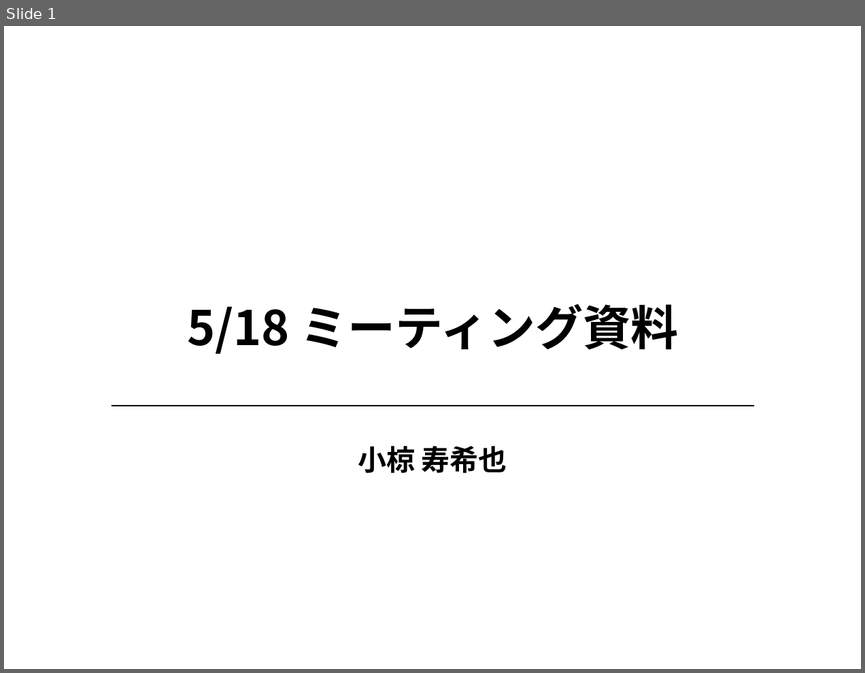
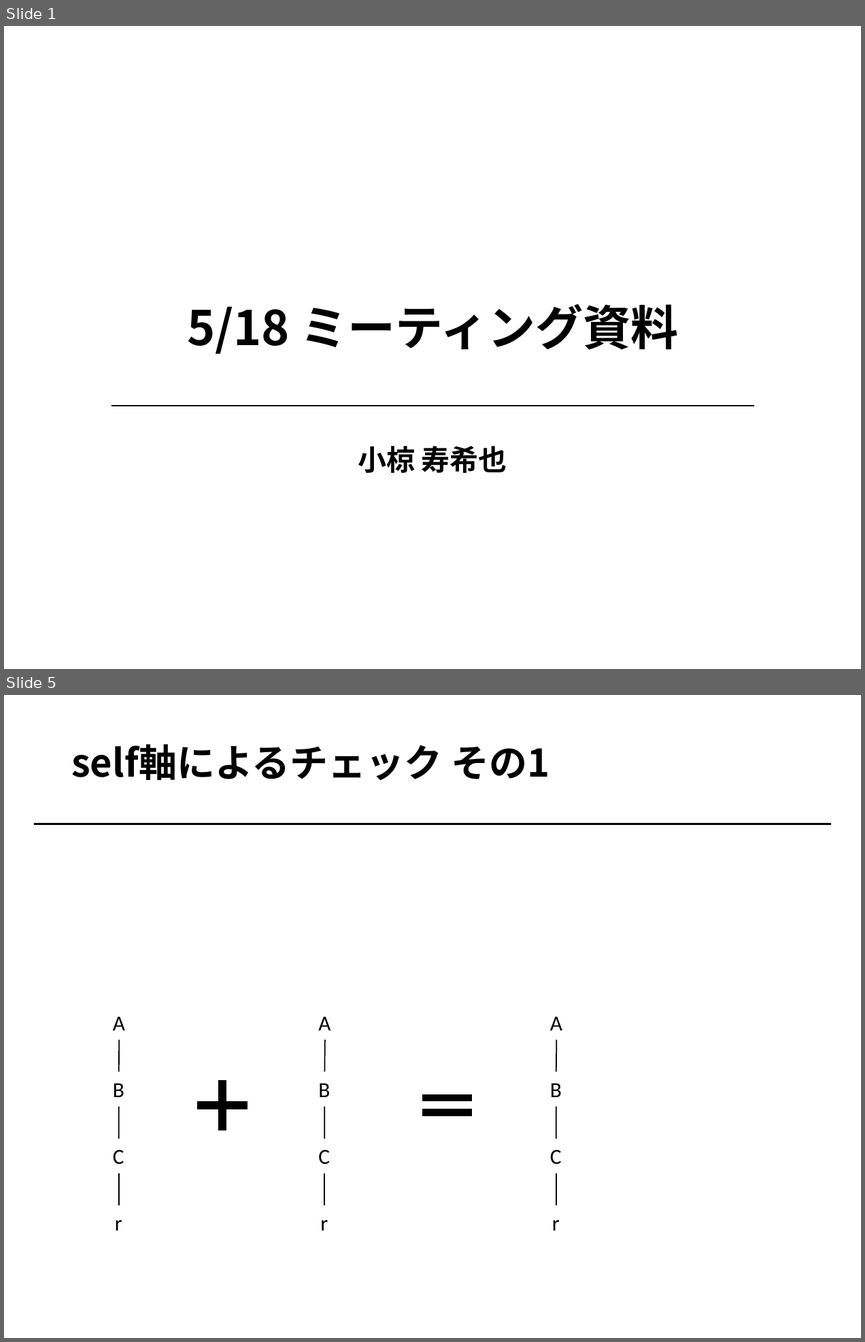
Before and after one commit to Jukibooo/XQueryZ_project, a slide deck: meeting/20180518.pptx. Shown one above the other, each under a label of ours: slide 1 before the commit, slides 1 and 5 after it; the slides between them are not shown. The pictures are 865x673 and 865x1342 pixels, drawn with LibreOffice and Linux fonts; fonts in the diff are those of the drawing; grey boxes stand for pictures. Boxes give left, top, right and bottom in pixels: in the first picture for what was removed or moved away, otherwise in the second. Text is boxed around its words. In the diff, an @@ line names an element or a change of style, - is before the commit and + after.

```diff
--- a/meeting/20180518.pptx
+++ b/meeting/20180518.pptx
@@ slide 5 added at <box>4,695,861,1338</box>, background #FFFFFF @@
@@ title added at <box>71,744,550,780</box>, 32 pt, text #000000, bold @@
+self軸によるチェック その1
@@ line added from (34, 824) to (831, 824), #000000 1.5 pt @@
@@ plus sign added at <box>189,1071,256,1138</box>, fill #000000, outline #000000 1 pt @@
@@ math equal added at <box>415,1067,481,1142</box>, fill #000000, outline #000000 1 pt @@
@@ group added at <box>113,1016,125,1230</box>: 4 texts, 3 lines @@
+A
+B
+C
+r
@@ group added at <box>318,1016,330,1230</box>: 4 texts, 3 lines @@
+A
+B
+C
+r
@@ group added at <box>550,1016,562,1230</box>: 4 texts, 3 lines @@
+A
+B
+C
+r
```
Also in this commit, not shown: 1 slide changed, 5 other slides added, 1 other file.
